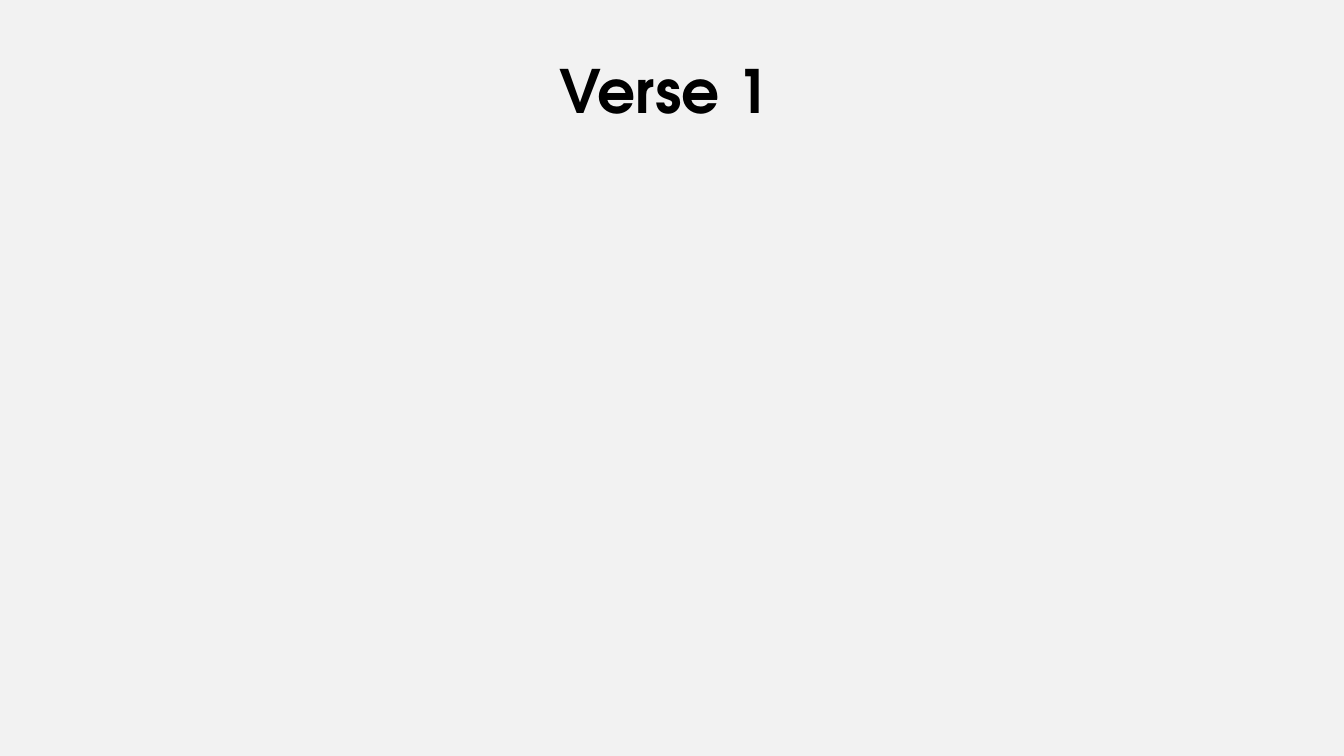
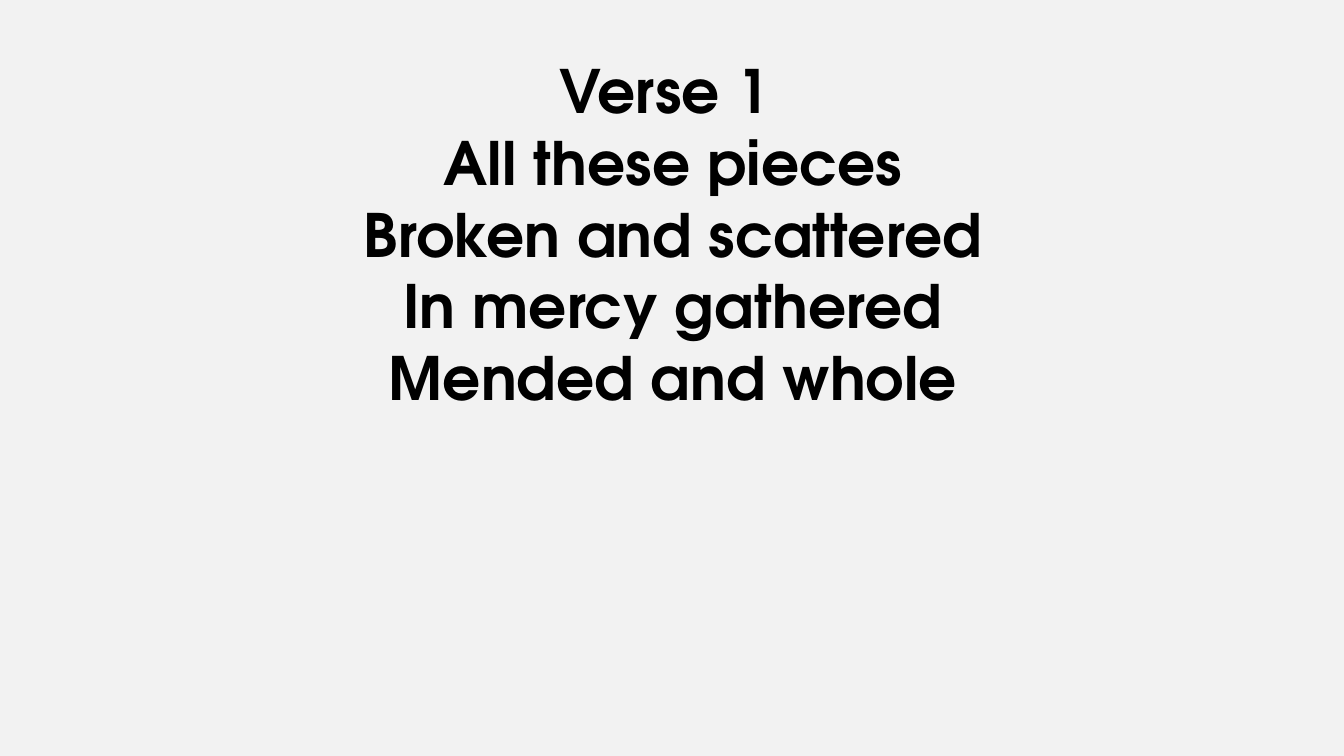
Before and after one commit to pangwuu/Weekly-powerpoint-maker, a slide deck: slide 2 of Songs/Broken Vessels (Amazing Grace)/Broken Vessels (Amazing Grace).pptx. Drawn at 1344x756 pixels with LibreOffice and Linux fonts; fonts in the diff are those of the drawing. Boxes give left, top, right and bottom in pixels: in the first picture for what was removed or moved away, otherwise in the second. Text is boxed around its words. In the diff, an @@ line names an element or a change of style, - is before the commit and + after.

```diff
--- a/Songs/Broken Vessels (Amazing Grace)/Broken Vessels (Amazing Grace).pptx
+++ b/Songs/Broken Vessels (Amazing Grace)/Broken Vessels (Amazing Grace).pptx
@@ subtitle at (364,139,982,401): paragraphs added @@
+All these pieces
+Broken and scattered
+In mercy gathered
+Mended and whole
```
Also in this commit, not shown: 4 other slides changed, 11 slides added, 5 slides removed, 9 other files.
